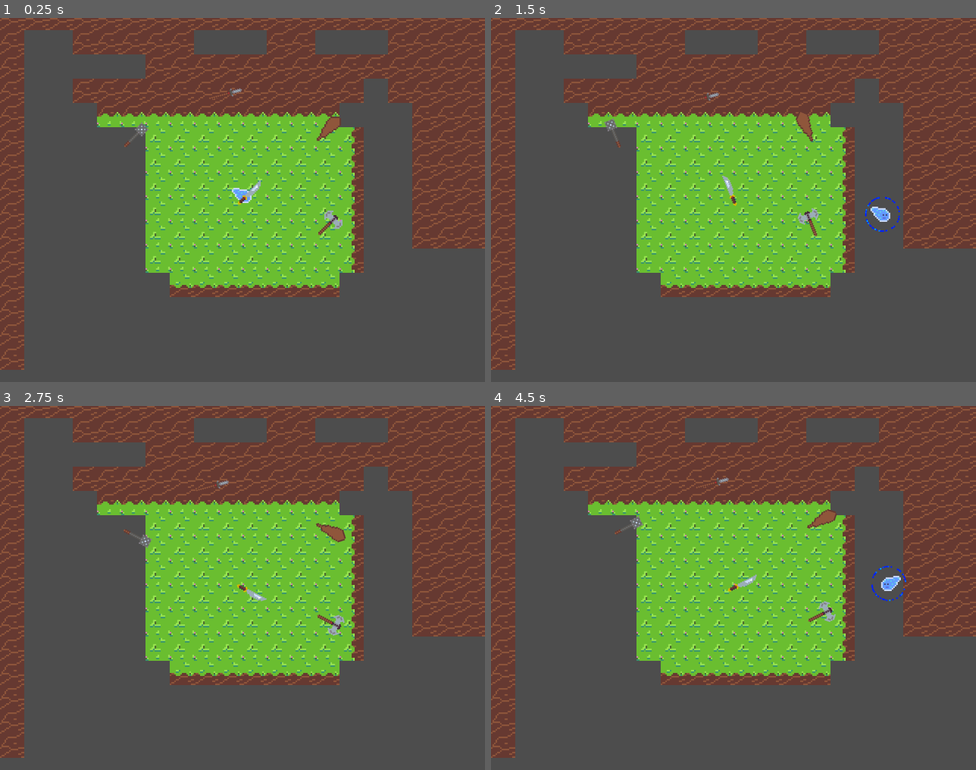
Above: before the commit, frames 1-4 (two rows, left to right).
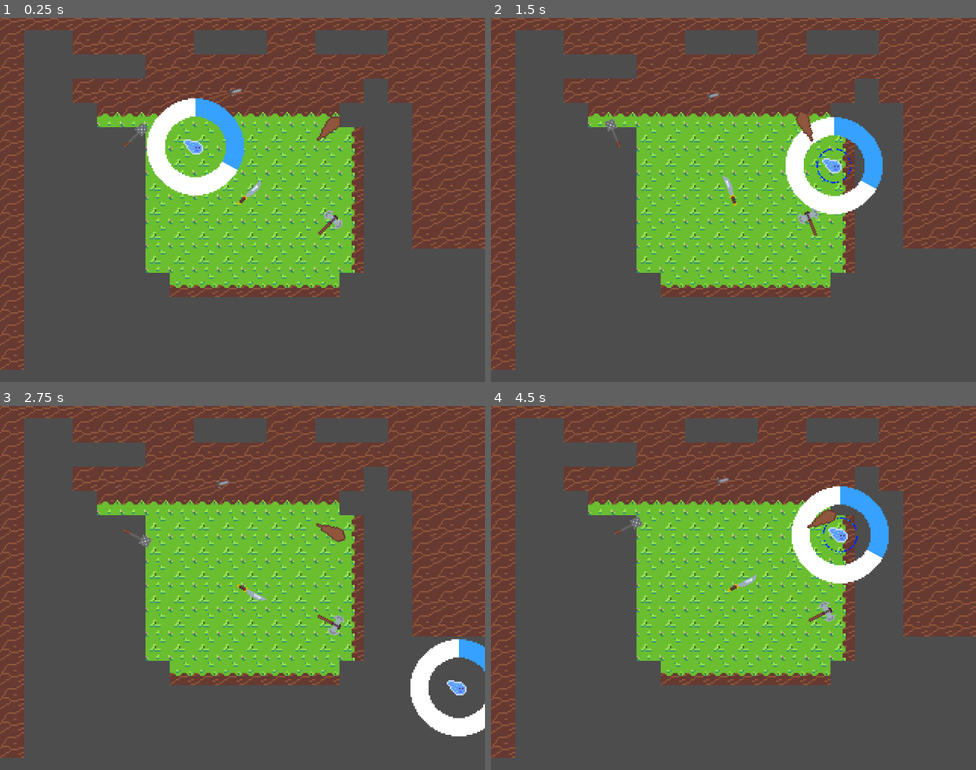
Above: after the commit, the same moments.

Repository: dallasschoff/psjam-16
Game: Godot game, scene res://Scenes/Game.tscn
Same seed, same stepped clock (60 frames per second), same inputs: the game is played once before the commit and once after it.
Inputs:
- Up to frame 1 (0.25 s): no input
- Up to frame 2 (1.5 s): tap Enter at 0.5 s; hold D (right) 0.53-1.28 s; tap Space (space) at 0.6, 1.35 s; hold S (down) from 1.28 s (still down)
- Up to frame 3 (2.75 s): release S (down) at 2.03 s; hold D (right) from 2.03 s (still down); tap Space (space) at 2.1 s
- Up to frame 4 (4.5 s): release D (right) at 2.78 s; hold W (up) 2.78-3.53 s; tap Space (space) at 2.85, 3.6, 4.35 s; hold A (left) from 3.53 s (still down)

The runs differ from the first frame. In frame 1, 2.8% of the frame differs, in the area x 30-52%, y 22-51%; in frame 2, 2.9%; in frame 3, 2.0%; in frame 4, 2.9%, in the area x 62-86%, y 22-54%.

Commit message:
Energy bar rough draft--good luck with the animations, liberal

Diff:
--- a/pirate-software-jam-16/Scenes/Game.tscn
+++ b/pirate-software-jam-16/Scenes/Game.tscn
@@ -21,6 +21,7 @@
 sources/0 = SubResource("TileSetAtlasSource_peuv1")
 
 [node name="Game" type="Node2D"]
+position = Vector2(-147, 1)
 
 [node name="TileMap" type="TileMapLayer" parent="."]
 tile_map_data = PackedByteArray("AAAAAP//AAAAAAAAAAD/////AAAAAAAAAAD+////AAAAAAAAAAD+/wAAAAAAAAAAAAD//wAAAAAAAAAAAAAAAA …(2560 unchanged characters)…
@@ -30,7 +31,7 @@
 zoom = Vector2(5, 5)
 
 [node name="Player" parent="." instance=ExtResource("2_8o420")]
-position = Vector2(1, -3)
+position = Vector2(-31, -35)
 
 [node name="Sword" parent="." instance=ExtResource("3_dp3ik")]
 
--- a/pirate-software-jam-16/Scenes/Player.tscn
+++ b/pirate-software-jam-16/Scenes/Player.tscn
@@ -1,7 +1,8 @@
-[gd_scene load_steps=25 format=3 uid="uid://b78fkf0mi430r"]
+[gd_scene load_steps=34 format=3 uid="uid://b78fkf0mi430r"]
 
 [ext_resource type="Script" path="res://Scripts/player.gd" id="1_q5a3x"]
 [ext_resource type="Texture2D" uid="uid://bnkhu8ye3wg0e" path="res://Assets/sprite.png" id="1_rd32p"]
+[ext_resource type="Texture2D" uid="uid://css664qg802uh" path="res://Assets/circle_progress_bar.png" id="3_5v7sj"]
 
 [sub_resource type="CircleShape2D" id="CircleShape2D_8l2lu"]
 
@@ -41,6 +42,7 @@
 
 [sub_resource type="Animation" id="Animation_hdgtp"]
 resource_name = "idle_left"
+loop_mode = 1
 tracks/0/type = "value"
 tracks/0/imported = false
 tracks/0/enabled = true
@@ -51,7 +53,7 @@
 "times": PackedFloat32Array(0),
 "transitions": PackedFloat32Array(1),
 "update": 1,
-"values": [false]
+"values": [true]
 }
 
 [sub_resource type="Animation" id="Animation_ehoyc"]
@@ -67,7 +69,7 @@
 "times": PackedFloat32Array(0),
 "transitions": PackedFloat32Array(1),
 "update": 1,
-"values": [true]
+"values": [false]
 }
 
 [sub_resource type="AnimationLibrary" id="AnimationLibrary_jddah"]
@@ -78,28 +80,28 @@
 }
 
 [sub_resource type="AnimationNodeAnimation" id="AnimationNodeAnimation_p7x7y"]
-animation = &"idle"
+animation = &"idle_left"
 
 [sub_resource type="AnimationNodeAnimation" id="AnimationNodeAnimation_rcrdu"]
-animation = &"idle"
+animation = &"idle_left"
 
 [sub_resource type="AnimationNodeAnimation" id="AnimationNodeAnimation_gofn3"]
-animation = &"idle"
+animation = &"idle_right"
 
 [sub_resource type="AnimationNodeAnimation" id="AnimationNodeAnimation_ibvls"]
-animation = &"idle"
+animation = &"idle_right"
 
 [sub_resource type="AnimationNodeAnimation" id="AnimationNodeAnimation_i5l8a"]
-animation = &"idle"
+animation = &"idle_right"
 
 [sub_resource type="AnimationNodeAnimation" id="AnimationNodeAnimation_sf4ir"]
-animation = &"idle"
+animation = &"idle_right"
 
 [sub_resource type="AnimationNodeAnimation" id="AnimationNodeAnimation_1puc3"]
-animation = &"idle"
+animation = &"idle_right"
 
 [sub_resource type="AnimationNodeAnimation" id="AnimationNodeAnimation_eb7r8"]
-animation = &"idle"
+animation = &"idle_left"
 
 [sub_resource type="AnimationNodeBlendSpace2D" id="AnimationNodeBlendSpace2D_3aopb"]
 blend_point_0/node = SubResource("AnimationNodeAnimation_p7x7y")
@@ -118,10 +120,50 @@
 blend_point_6/pos = Vector2(1, -1)
 blend_point_7/node = SubResource("AnimationNodeAnimation_eb7r8")
 blend_point_7/pos = Vector2(-1, 0)
-max_space = Vector2(1, 1.1)
 blend_mode = 1
 
+[sub_resource type="AnimationNodeAnimation" id="AnimationNodeAnimation_4r1f5"]
+animation = &"idle_right"
+
+[sub_resource type="AnimationNodeAnimation" id="AnimationNodeAnimation_y3hr1"]
+animation = &"idle_right"
+
+[sub_resource type="AnimationNodeAnimation" id="AnimationNodeAnimation_bnrof"]
+animation = &"idle_right"
+
+[sub_resource type="AnimationNodeAnimation" id="AnimationNodeAnimation_0e7xx"]
+animation = &"idle_right"
+
+[sub_resource type="AnimationNodeAnimation" id="AnimationNodeAnimation_jjdyi"]
+animation = &"idle_right"
+
+[sub_resource type="AnimationNodeAnimation" id="AnimationNodeAnimation_4edkn"]
+animation = &"idle_left"
+
+[sub_resource type="AnimationNodeAnimation" id="AnimationNodeAnimation_doiuj"]
+animation = &"idle_left"
+
+[sub_resource type="AnimationNodeAnimation" id="AnimationNodeAnimation_o3itw"]
+animation = &"idle_left"
+
 [sub_resource type="AnimationNodeBlendSpace2D" id="AnimationNodeBlendSpace2D_1tuak"]
+blend_point_0/node = SubResource("AnimationNodeAnimation_4r1f5")
+blend_point_0/pos = Vector2(0, -1)
+blend_point_1/node = SubResource("AnimationNodeAnimation_y3hr1")
+blend_point_1/pos = Vector2(0, 1)
+blend_point_2/node = SubResource("AnimationNodeAnimation_bnrof")
+blend_point_2/pos = Vector2(1, 0)
+blend_point_3/node = SubResource("AnimationNodeAnimation_0e7xx")
+blend_point_3/pos = Vector2(1, -1)
+blend_point_4/node = SubResource("AnimationNodeAnimation_jjdyi")
+blend_point_4/pos = Vector2(1, 1)
+blend_point_5/node = SubResource("AnimationNodeAnimation_4edkn")
+blend_point_5/pos = Vector2(-1, 0)
+blend_point_6/node = SubResource("AnimationNodeAnimation_doiuj")
+blend_point_6/pos = Vector2(-1, 1)
+blend_point_7/node = SubResource("AnimationNodeAnimation_o3itw")
+blend_point_7/pos = Vector2(-1, -1)
+blend_mode = 1
 
 [sub_resource type="AnimationNodeStateMachineTransition" id="AnimationNodeStateMachineTransition_kxi47"]
 advance_mode = 2
@@ -182,4 +224,15 @@
 parameters/idle/blend_position = Vector2(0, 0)
 parameters/walk/blend_position = Vector2(0, 0)
 
+[node name="TextureProgressBar" type="TextureProgressBar" parent="."]
+offset_left = -32.0
+offset_top = -32.0
+offset_right = 32.0
+offset_bottom = 32.0
+value = 33.0
+fill_mode = 4
+texture_under = ExtResource("3_5v7sj")
+texture_progress = ExtResource("3_5v7sj")
+tint_progress = Color(0.21, 0.631333, 1, 1)
+
 [connection signal="finished" from="CPUParticles2D" to="." method="_on_cpu_particles_2d_finished"]
--- /dev/null
+++ b/pirate-software-jam-16/Scenes/energy.gd
@@ -0,0 +1,11 @@
+extends TextureProgressBar
+
+
+# Called when the node enters the scene tree for the first time.
+func _ready() -> void:
+	pass
+
+
+# Called every frame. 'delta' is the elapsed time since the previous frame.
+func _process(delta: float) -> void:
+	pass
--- a/pirate-software-jam-16/Scripts/player.gd
+++ b/pirate-software-jam-16/Scripts/player.gd
@@ -8,7 +8,6 @@
 @onready var particles = $CPUParticles2D
 @onready var animation_tree: AnimationTree = $AnimationTree
 @onready var animation_player: AnimationPlayer = $AnimationPlayer
-
 
 func _ready():
 	animation_tree.active = true
@@ -36,14 +35,6 @@
 	# Defining overall movement direction for animations
 	var direction = velocity.normalized()
 
-	# Player orientation (left v. right facing)
-	if direction_lr < 0 and looking_left == false:
-		scale.x = -1
-		looking_left = true
-	if direction_lr > 0 and looking_left == true:
-		scale.x = -1
-		looking_left = false
-
 	move_and_slide()
 
 
@@ -54,6 +45,7 @@
 	update_animation_parameters()
 
 
+
 func update_animation_parameters():
 	animation_tree["parameters/conditions/idle"] = true if velocity == Vector2.ZERO else false
 	animation_tree["parameters/conditions/is_walking"] = true if velocity != Vector2.ZERO else false
Binary file added: pirate-software-jam-16/Assets/circle_progress_bar.png
Not shown, added: pirate-software-jam-16/Assets/circle_progress_bar.png.import
Not shown, added: pirate-software-jam-16/Scenes/Gam951.tmp
